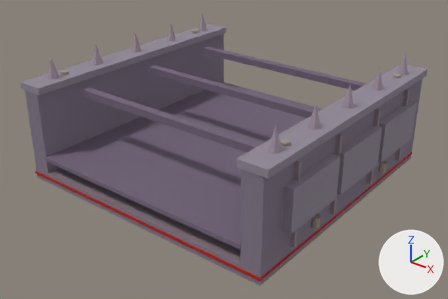
The glTF model buildings/conveyor/models/conveyor_wall_flat.glb: old version first, new version second.
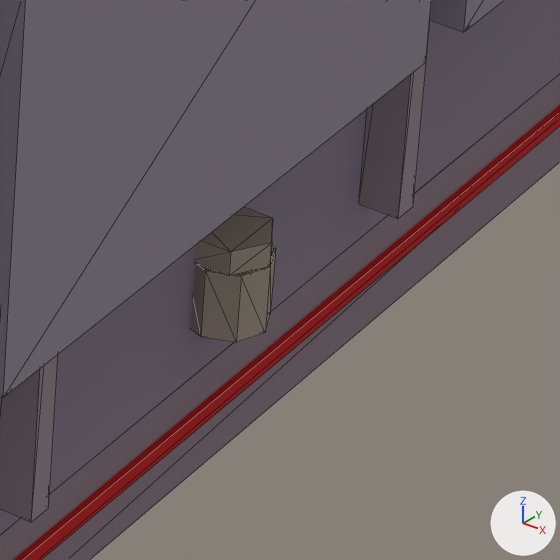
The first picture shows the older version from a camera (50 mm lens) standing at (2.56, -3.27, 2.16) and looking at (0.04, -0.11, 0.21). The close-ups show the older and then the newer version on the part from 65% to 78% of the width and 64% to 84% of the height of that picture. Only the edits that show in the close-ups are written down. Every picture has the same lights, and +X, +Y and +Z are marked at lower right. The close-ups show mesh edges as thin lines. Where no turn or scale is listed for an object, it has been applied to the vertices. Vertices at exactly the same position are counted once.

In view in the first close-up: 'ArmorPlate_1_0', 'ArmorPlate_1_1', 'BasePlate', 'Bolt_12', 'HazardStripe', 'Rib_1_-0.2', 'Rib_1_-0.7', 'WallRight'.
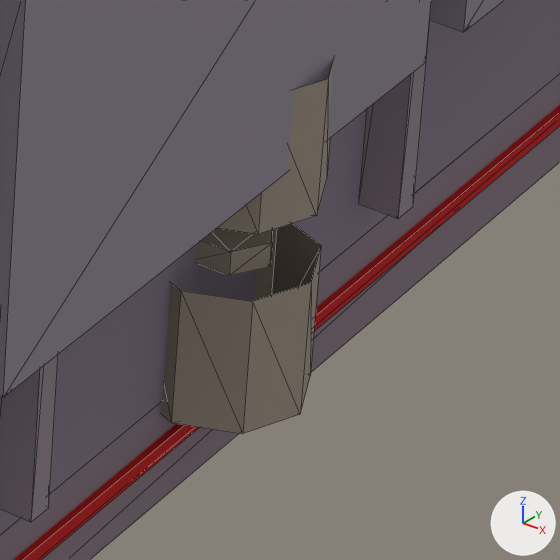
The newer file is also rescaled (x0.5) as a whole; pictures and numbers use the older file's frame.

Pixel boxes (x1, y1, x2, y2) of what changed, in the close-ups (560 x 560 px):
'Bolt_12', reshaped (87% wider, 55% taller): before (191, 207, 276, 342); after (161, 224, 321, 434)
'Bolt_8', reshaped (not visible before): after (218, 60, 334, 234)
part 1 of me_bolt_012, added (beige): after (161, 224, 321, 434)
part 2 of me_bolt_012, deleted (beige): before (191, 246, 276, 342)
'Rib_1_-0.7', unchanged, covered by the edit: before (0, 355, 58, 522)
'Rib_1_-0.35', unchanged, uncovered by the edit: after (0, 355, 58, 522)
'Rib_1_-0.2', unchanged, covered by the edit: before (359, 20, 430, 218)
'Rib_1_-0.12', unchanged, uncovered by the edit: after (359, 20, 430, 218)

The edits, one by one:
me_bolt_012 is used by ob_bolt_12; location (1.01, -0.45, 0.17).
me_bolt_012 had 26 vertices, 42 faces and spanned x -0.03..0.03, y -0.03..0.03, z -0.05..0.018.
me_bolt_012 now has 28 vertices, 42 faces and spans x -0.06..0.06, y -0.06..0.06, z -0.1..0.018.
me_bolt_012 part 1: a new loose piece of 16 vertices spanning x -0.06..0.06, y -0.06..0.06, z -0.1..0.0, in mat_boltmat (beige #a09485).
Part 2, on me_bolt_012:
14 vertices are removed from x -0.03..0.03, y -0.03..0.03, z -0.05..0.0.
22 faces are deleted.
me_bolt_008 is used by ob_bolt_8; location (1.01, -0.45, 0.32).
me_bolt_008 had 26 vertices, 42 faces and spanned x -0.03..0.03, y -0.03..0.03, z -0.05..0.018.
me_bolt_008 now has 28 vertices, 42 faces and spans x -0.06..0.06, y -0.06..0.06, z -0.1..0.018.
me_bolt_008 part 3: a new loose piece of 16 vertices spanning x -0.06..0.06, y -0.06..0.06, z -0.1..0.0, in mat_boltmat (beige #a09485).
Other edits to the shape of me_bolt_008 do not show in these pictures.
